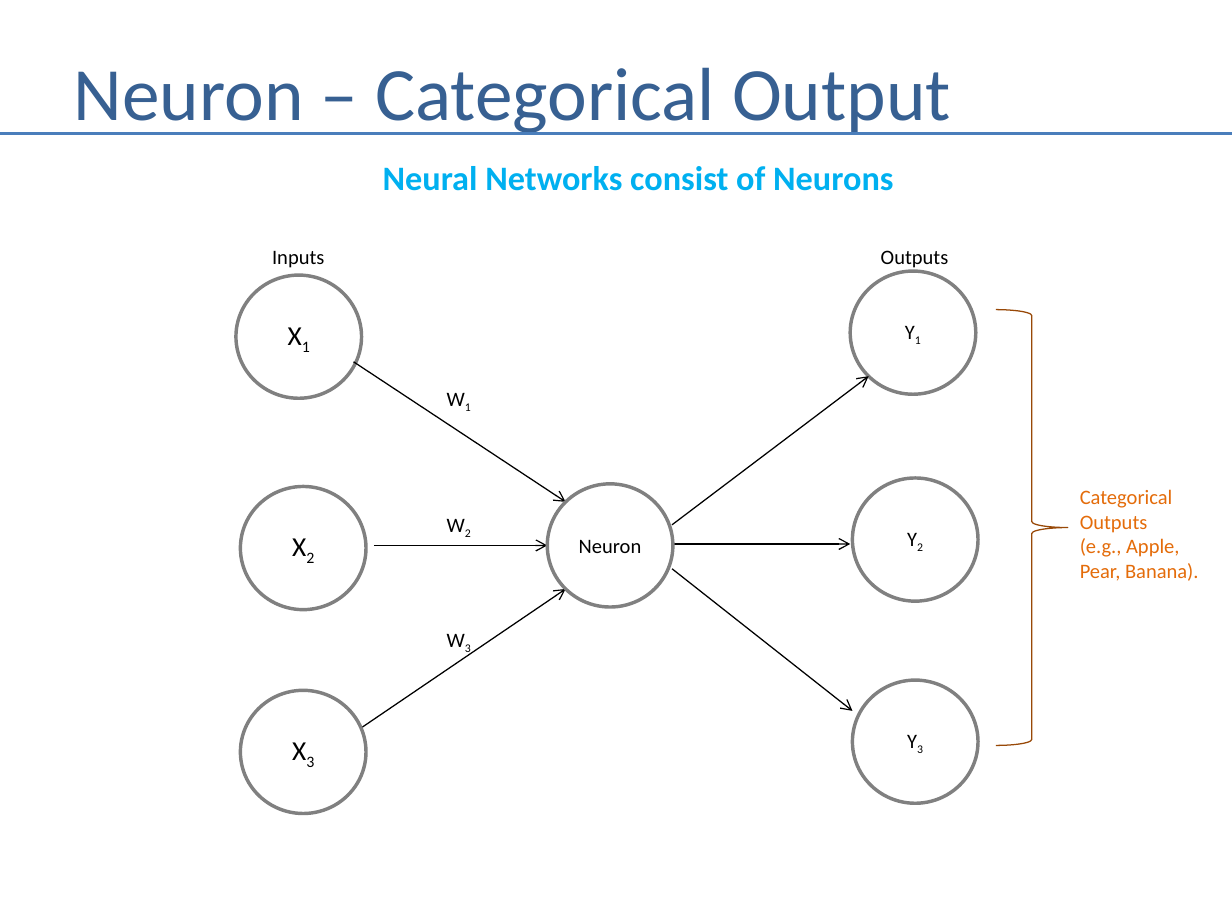
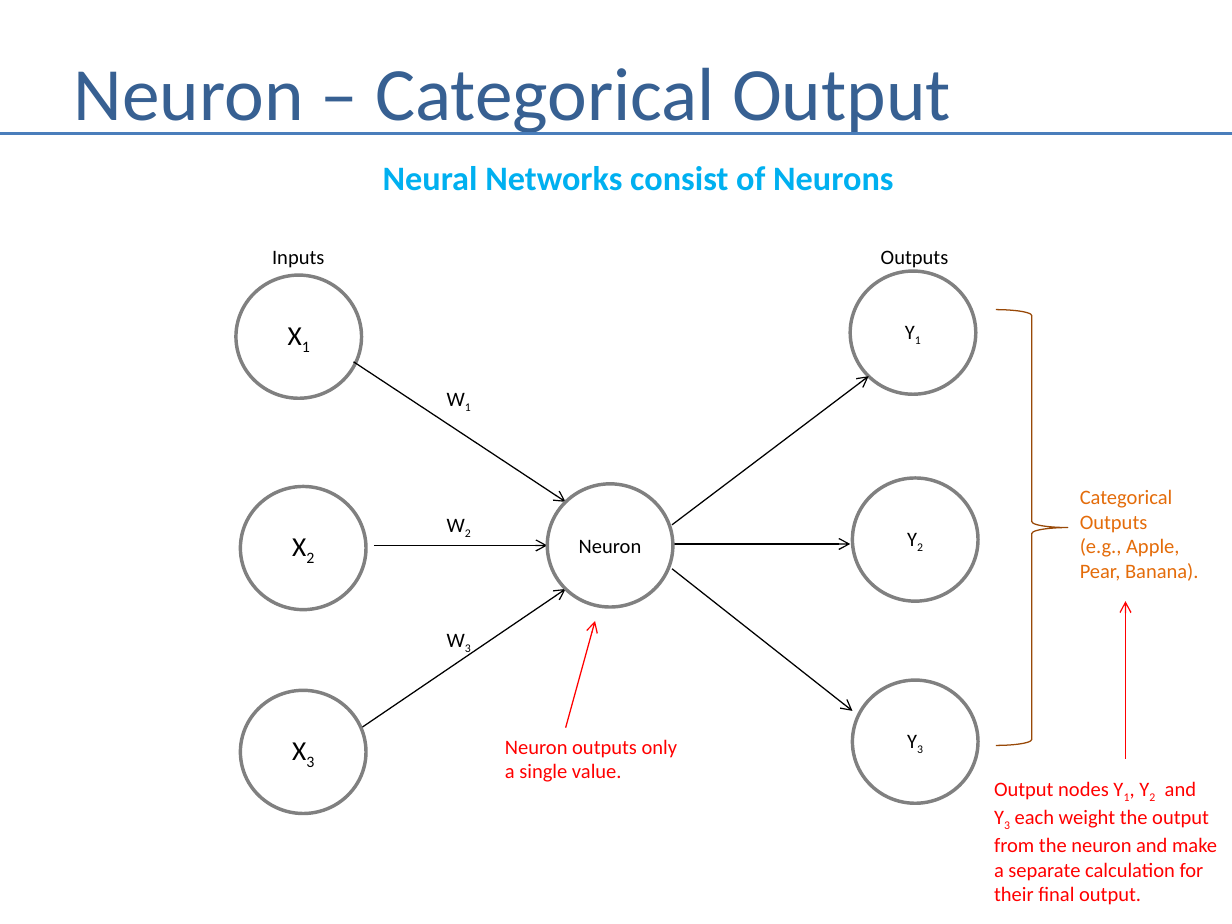
Before and after one commit to andrewferlitsch/Portland-Data-Science-Group, a slide deck: slide 4 of Presentations/ML Neural Networks.pptx. Drawn at 1232x924 pixels with LibreOffice and Linux fonts; fonts in the diff are those of the drawing. Boxes give left, top, right and bottom in pixels: in the first picture for what was removed or moved away, otherwise in the second. Text is boxed around its words. In the diff, an @@ line names an element or a change of style, - is before the commit and + after.

Commit message:
updates to nn presentation

```diff
--- a/Presentations/ML Neural Networks.pptx
+++ b/Presentations/ML Neural Networks.pptx
@@ arrow added from (565, 728) to (595, 621), #FF0000 0.75 pt @@
@@ arrow added from (1126, 759) to (1126, 601), #FF0000 0.75 pt @@
@@ text added at box(505, 739, 678, 782), 12 pt, text #FF0000 @@
+Neuron outputs only
+a single value.
@@ text added at box(994, 781, 1217, 905), 12 pt, text #FF0000 @@
+Output nodes Y1, Y2 and
+Y3 each weight the output
+from the neuron and make
+a separate calculation for
+their final output.
```
Also in this commit, not shown: 1 slide added.
